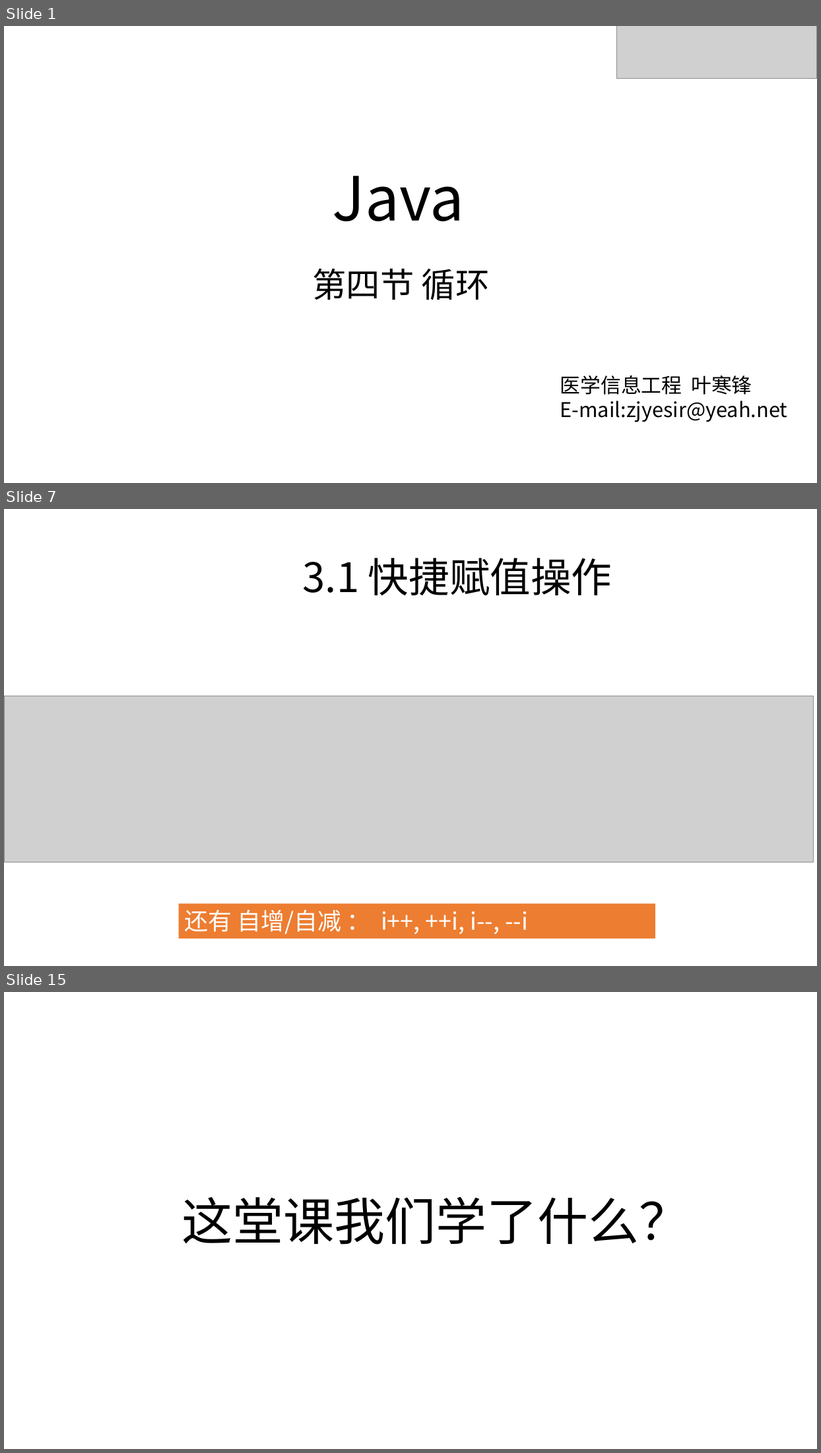
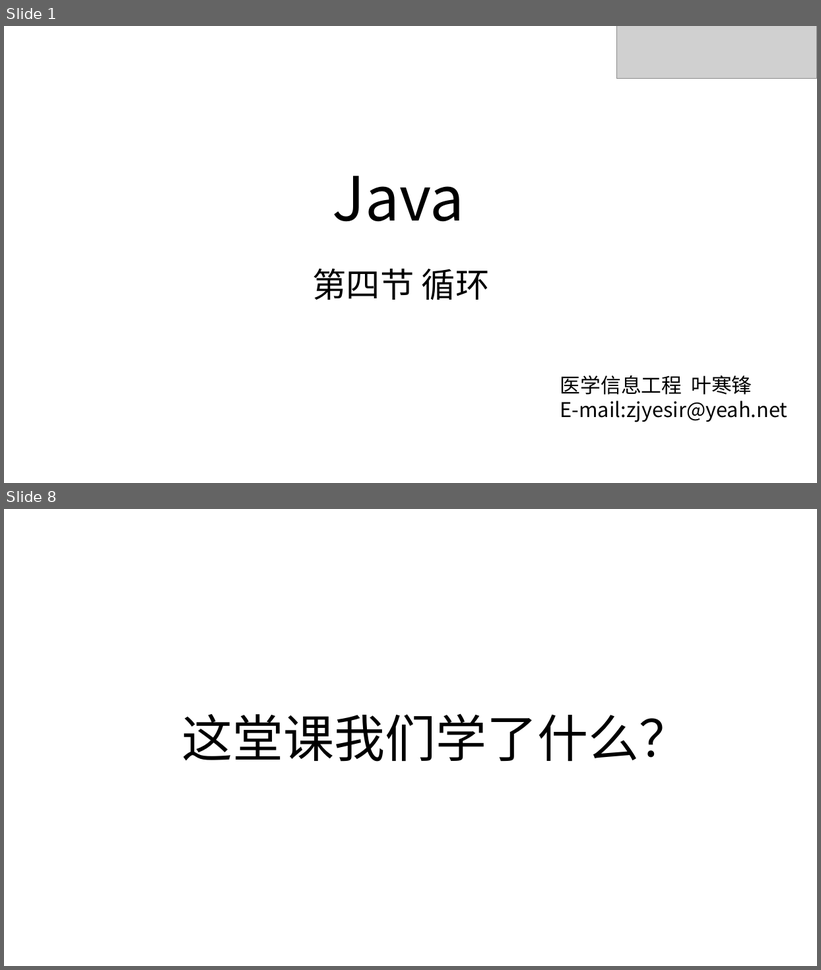
Before and after one commit to zjyesir/hmc_java_1, a slide deck: ppt/2.2循环.pptx. Shown one above the other, each under a label of ours: slides 1, 7 and 15 before the commit, slides 1 and 8 after it; the slides between them are not shown. The pictures are 821x1453 and 821x970 pixels, drawn with LibreOffice and Linux fonts; fonts in the diff are those of the drawing; grey boxes stand for pictures; background and template pictures are left out. Boxes give left, top, right and bottom in pixels: in the first picture for what was removed or moved away, otherwise in the second. Text is boxed around its words. In the diff, an @@ line names an element or a change of style, - is before the commit and + after.

```diff
--- a/ppt/2.2循环.pptx
+++ b/ppt/2.2循环.pptx
@@ slide 7 removed at [4,509,817,966], background picture (left out) @@
@@ text removed at [303,558,613,595] @@
-3.1 快捷赋值操作
@@ picture removed at [4,696,813,863] @@
@@ rectangle removed at [178,904,655,939] @@
-还有 自增/自减 ： i++, ++i, i--, --i
@@ what was slide 15 is now slide 8 @@
```
Also in this commit, not shown: 1 slide changed, 6 slides added, 11 other slides removed, 4 other files.
